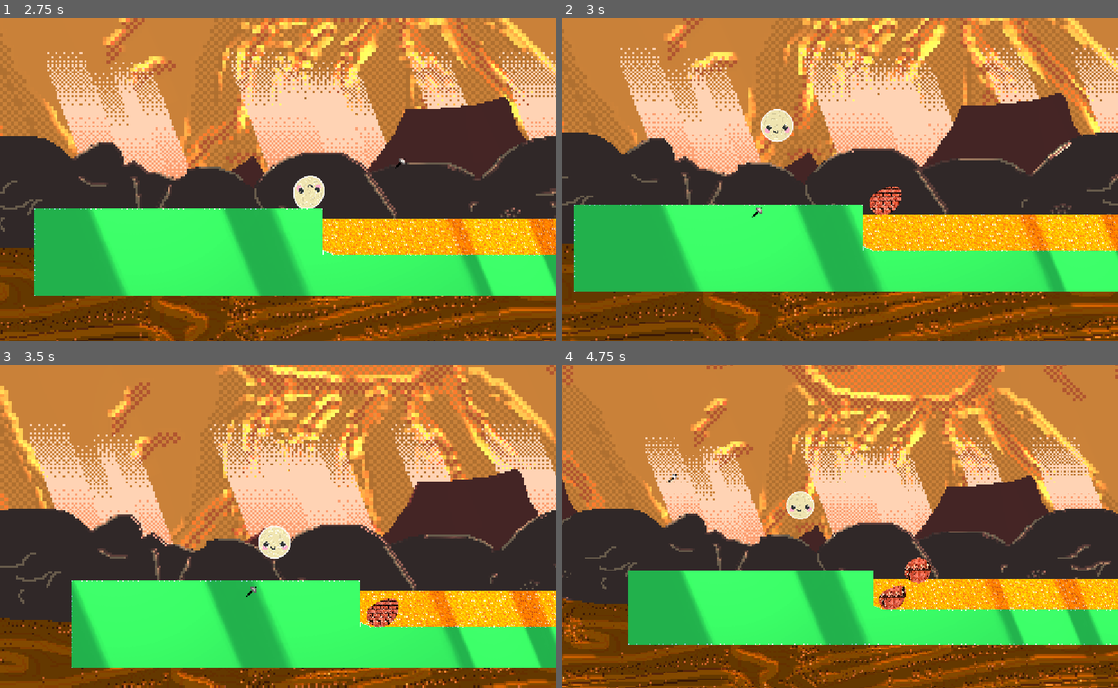
Above: before the commit, frames 1-4 (two rows, left to right).
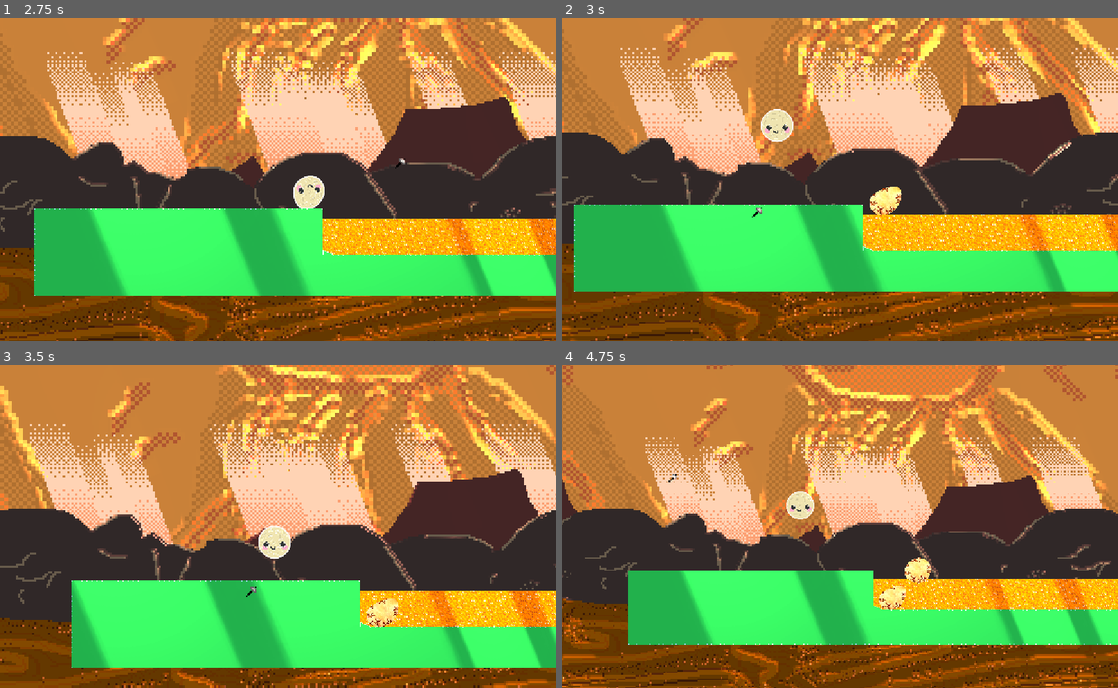
Above: after the commit, the same moments.

Repository: Yaheeha-Baheeha/rock-hard
Game: Godot game, scene res://menu.tscn
Same seed, same stepped clock (60 frames per second), same inputs: the game is played once before the commit and once after it. The engine's default icon, where the game draws it, is replaced by a stand-in: a white triangle on a blue panel in a dark square.
Inputs (mouse positions are in pixels of both pictures, inside the frame that each line leads up to):
- Up to frame 1 (2.75 s): click (278, 198) at 0.5 s; click (172, 127) at 1.25 s; tap Enter (ui_accept) at 2 s; move the mouse to (400, 163) at 2.02 s; hold D (right) from 2.03 s (still down); hold S (crouch) from 2.03 s (still down); click (400, 163) at 2.17 s; tap Space (jump) at 2.27 s
- Up to frame 2 (3 s): release D (right) at 2.75 s; release S (crouch) at 2.75 s; drag from (728, 195) to (812, 244) at 2.77 s
- Up to frame 3 (3.5 s): no input
- Up to frame 4 (4.75 s): move the mouse to (895, 455) at 3.52 s; hold D (right) 3.53-4.25 s; hold Mouse wheel down (zoom out) 3.53-4.25 s; drag from (812, 591) to (673, 478) at 4.27 s

Frame 1 is identical in both runs. In frame 2, 0.4% of the frame differs, in the area x 55-62%, y 52-62%; in frame 3, 0.4%; in frame 4, 0.6%, in the area x 57-67%, y 59-76%.

Commit message:
new texture for dead bodies
plus level 4 fix

Diff:
--- a/hazard_respawn_area.gd
+++ b/hazard_respawn_area.gd
@@ -96,21 +96,26 @@
 
 	var polygon_node := Polygon2D.new()
 	polygon_node.name = "DeathShapePolygon"
-	# If a texture is assigned, prefer it (optionally using a preset region)
+
 	if shape_texture:
 		var tex_to_use := shape_texture
-		# If a region was provided (non-zero size) create an AtlasTexture to use only that portion
 		if shape_texture_region.size != Vector2.ZERO:
 			var atlas := AtlasTexture.new()
 			atlas.atlas = shape_texture
 			atlas.region = shape_texture_region
 			tex_to_use = atlas
+
 		polygon_node.texture = tex_to_use
 		polygon_node.texture_repeat = CanvasItem.TEXTURE_REPEAT_ENABLED if shape_texture_repeat else CanvasItem.TEXTURE_REPEAT_DISABLED
-		# Keep color as a modulate so user can tint the texture if desired
+
+		# --- ANCHOR AND POSITIONING CODE HERE ---
+		# Center the texture asset onto the dynamic centroid
+		polygon_node.texture_offset = tex_to_use.get_size() / 2.0
+
 		polygon_node.color = shape_polygon_color
 	else:
 		polygon_node.color = shape_polygon_color
+
 	polygon_node.polygon = polygon_points
 	body_node.add_child(polygon_node)
 	(parent as Node2D).add_child(body_node)
--- a/level_1.tscn
+++ b/level_1.tscn
@@ -1537,8 +1537,7 @@
 spawn_parent_path = NodePath("../..")
 shape_polygon_color = Color(1, 1, 1, 1)
 shape_texture = ExtResource("6_j7kpp")
-shape_texture_region = Rect2(15.59, -9.81, -24.25, -24.655)
-shape_texture_repeat = true
+shape_texture_region = Rect2(0, 0, 100, 100)
 circle_approximation_segments = 40
 
 [node name="CollisionShape2D" type="CollisionShape2D" parent="Lava/DeahConditionRigid" unique_id=577410491]
@@ -1554,7 +1553,7 @@
 respawn_point_path = NodePath("../../RespawnPoint")
 spawn_parent_path = NodePath("../..")
 shape_texture = ExtResource("6_j7kpp")
-shape_texture_region = Rect2(15, -9, -25, -25)
+shape_texture_region = Rect2(0, 0, 100, 100)
 shape_texture_repeat = true
 circle_approximation_segments = 40
 
--- a/level_2.tscn
+++ b/level_2.tscn
@@ -649,7 +649,7 @@
 ceramic_type = 1
 shape_polygon_color = Color(1, 1, 1, 1)
 shape_texture = ExtResource("8_ddgyg")
-shape_texture_region = Rect2(15.59, -9.81, -24.25, -24.655)
+shape_texture_region = Rect2(0, 0, 100, 100)
 shape_texture_repeat = true
 circle_approximation_segments = 40
 
@@ -668,7 +668,7 @@
 ceramic_type = 1
 shape_polygon_color = Color(1, 1, 1, 1)
 shape_texture = ExtResource("8_ddgyg")
-shape_texture_region = Rect2(15.59, -9.81, -24.25, -24.655)
+shape_texture_region = Rect2(0, 0, 100, 100)
 shape_texture_repeat = true
 circle_approximation_segments = 40
 
@@ -688,7 +688,7 @@
 ceramic_type = 1
 shape_polygon_color = Color(1, 1, 1, 1)
 shape_texture = ExtResource("8_ddgyg")
-shape_texture_region = Rect2(15.59, -9.81, -24.25, -24.655)
+shape_texture_region = Rect2(0, 0, 100, 100)
 shape_texture_repeat = true
 circle_approximation_segments = 40
 
@@ -708,7 +708,7 @@
 ceramic_type = 1
 shape_polygon_color = Color(1, 1, 1, 1)
 shape_texture = ExtResource("8_ddgyg")
-shape_texture_region = Rect2(15.59, -9.81, -24.25, -24.655)
+shape_texture_region = Rect2(0, 0, 100, 100)
 shape_texture_repeat = true
 circle_approximation_segments = 40
 
@@ -728,7 +728,7 @@
 ceramic_type = 1
 shape_polygon_color = Color(1, 1, 1, 1)
 shape_texture = ExtResource("8_ddgyg")
-shape_texture_region = Rect2(15.59, -9.81, -24.25, -24.655)
+shape_texture_region = Rect2(0, 0, 100, 100)
 shape_texture_repeat = true
 circle_approximation_segments = 40
 
@@ -747,7 +747,7 @@
 respawn_point_path = NodePath("../../RespawnPoint")
 spawn_parent_path = NodePath("../..")
 shape_texture = ExtResource("8_ddgyg")
-shape_texture_region = Rect2(15, -9, -25, -25)
+shape_texture_region = Rect2(0, 0, 100, 100)
 shape_texture_repeat = true
 circle_approximation_segments = 40
 
--- a/level_3.tscn
+++ b/level_3.tscn
@@ -416,7 +416,7 @@
 script = ExtResource("9_liaj6")
 shape_polygon_color = Color(1, 1, 1, 1)
 shape_texture = ExtResource("10_b60u5")
-shape_texture_region = Rect2(15, -9, -24, -24)
+shape_texture_region = Rect2(0, 0, 100, 100)
 shape_texture_repeat = true
 circle_approximation_segments = 40
 
@@ -493,7 +493,7 @@
 script = ExtResource("9_liaj6")
 shape_polygon_color = Color(1, 1, 1, 1)
 shape_texture = ExtResource("10_b60u5")
-shape_texture_region = Rect2(15, -9, 24, 24)
+shape_texture_region = Rect2(0, 0, 100, 100)
 
 [node name="CollisionShape2D" type="CollisionShape2D" parent="worldboudary" unique_id=1665080069]
 position = Vector2(585, 1299)
--- a/level_4.tscn
+++ b/level_4.tscn
@@ -8,6 +8,8 @@
 [ext_resource type="Script" uid="uid://68cnxhyjunjk" path="res://collectable.gd" id="4_80qnk"]
 [ext_resource type="Texture2D" uid="uid://dbtl6gq7ck22h" path="res://Textures/tileset.png" id="4_aqy51"]
 [ext_resource type="PackedScene" uid="uid://b5p7l64gpe84h" path="res://ceramics/vertical_rigid_ceramic.tscn" id="5_l45re"]
+[ext_resource type="Script" uid="uid://bx403epsvcucj" path="res://hazard_respawn_area.gd" id="9_80qnk"]
+[ext_resource type="Texture2D" uid="uid://b7r5b0a21wc5f" path="res://Textures/ceramic.jpg" id="10_cicwn"]
 
 [sub_resource type="TileSetAtlasSource" id="TileSetAtlasSource_48hld"]
 texture = ExtResource("4_aqy51")
@@ -288,6 +290,12 @@
 [sub_resource type="RectangleShape2D" id="RectangleShape2D_45t7y"]
 size = Vector2(128, 128)
 
+[sub_resource type="RectangleShape2D" id="RectangleShape2D_rrs1j"]
+size = Vector2(28652, 176)
+
+[sub_resource type="RectangleShape2D" id="RectangleShape2D_80qnk"]
+size = Vector2(614, 100)
+
 [node name="Game" type="Node2D" unique_id=422010239]
 
 [node name="Hammer" parent="." unique_id=1722124445 instance=ExtResource("1_48hld")]
@@ -311,15 +319,19 @@
 
 [node name="VerticalRigidCeramic" parent="." unique_id=286125667 instance=ExtResource("5_l45re")]
 position = Vector2(1654, 45)
+mass = 0.892
 
 [node name="VerticalRigidCeramic2" parent="." unique_id=339781960 instance=ExtResource("5_l45re")]
 position = Vector2(1654, -371)
+mass = 0.892
 
 [node name="VerticalRigidCeramic3" parent="." unique_id=2007752925 instance=ExtResource("5_l45re")]
 position = Vector2(1654, -232)
+mass = 0.892
 
 [node name="VerticalRigidCeramic4" parent="." unique_id=408819283 instance=ExtResource("5_l45re")]
 position = Vector2(1654, -93)
+mass = 0.892
 
 [node name="Label" type="Label" parent="." unique_id=439072941]
 offset_left = -290.0
@@ -395,3 +407,23 @@
 
 [node name="CollisionShape2D" type="CollisionShape2D" parent="Node2D/Collectable/Area2D" unique_id=1477631434]
 shape = SubResource("RectangleShape2D_45t7y")
+
+[node name="worldboudary" type="Area2D" parent="." unique_id=269658977]
+script = ExtResource("9_80qnk")
+shape_polygon_color = Color(1, 1, 1, 1)
+shape_texture = ExtResource("10_cicwn")
+shape_texture_region = Rect2(0, 0, 100, 100)
+
+[node name="CollisionShape2D" type="CollisionShape2D" parent="worldboudary" unique_id=1658922225]
+position = Vector2(585, 1299)
+shape = SubResource("RectangleShape2D_rrs1j")
+
+[node name="lave" type="Area2D" parent="." unique_id=363871865]
+script = ExtResource("9_80qnk")
+shape_polygon_color = Color(1, 1, 1, 1)
+shape_texture = ExtResource("10_cicwn")
+shape_texture_region = Rect2(0, 0, 100, 100)
+
+[node name="CollisionShape2D" type="CollisionShape2D" parent="lave" unique_id=1469990700]
+position = Vector2(3876, 81)
+shape = SubResource("RectangleShape2D_80qnk")
--- a/level_5.tscn
+++ b/level_5.tscn
@@ -406,7 +406,7 @@
 script = ExtResource("8_j6qfn")
 shape_polygon_color = Color(1, 1, 1, 1)
 shape_texture = ExtResource("9_2etst")
-shape_texture_region = Rect2(15, -9, 24, 24)
+shape_texture_region = Rect2(0, 0, 100, 100)
 
 [node name="CollisionShape2D" type="CollisionShape2D" parent="worldboudary" unique_id=1164269277]
 position = Vector2(585, 1299)
--- a/level_6.tscn
+++ b/level_6.tscn
@@ -315,7 +315,7 @@
 script = ExtResource("9_vp58d")
 shape_polygon_color = Color(1, 1, 1, 1)
 shape_texture = ExtResource("10_3eqwd")
-shape_texture_region = Rect2(15, -9, 24, 24)
+shape_texture_region = Rect2(0, 0, 100, 100)
 
 [node name="CollisionShape2D" type="CollisionShape2D" parent="worldboudary" unique_id=610000842]
 position = Vector2(585, 1299)
--- a/resources/ceramic_material.tres
+++ b/resources/ceramic_material.tres
@@ -1,4 +1,3 @@
 [gd_resource type="PhysicsMaterial" format=3 uid="uid://bgmbgj1iw4xo3"]
 
 [resource]
-friction = 0.7
Binary file changed: Textures/ceramic.jpg
Not shown, changed: level_7.tscn
